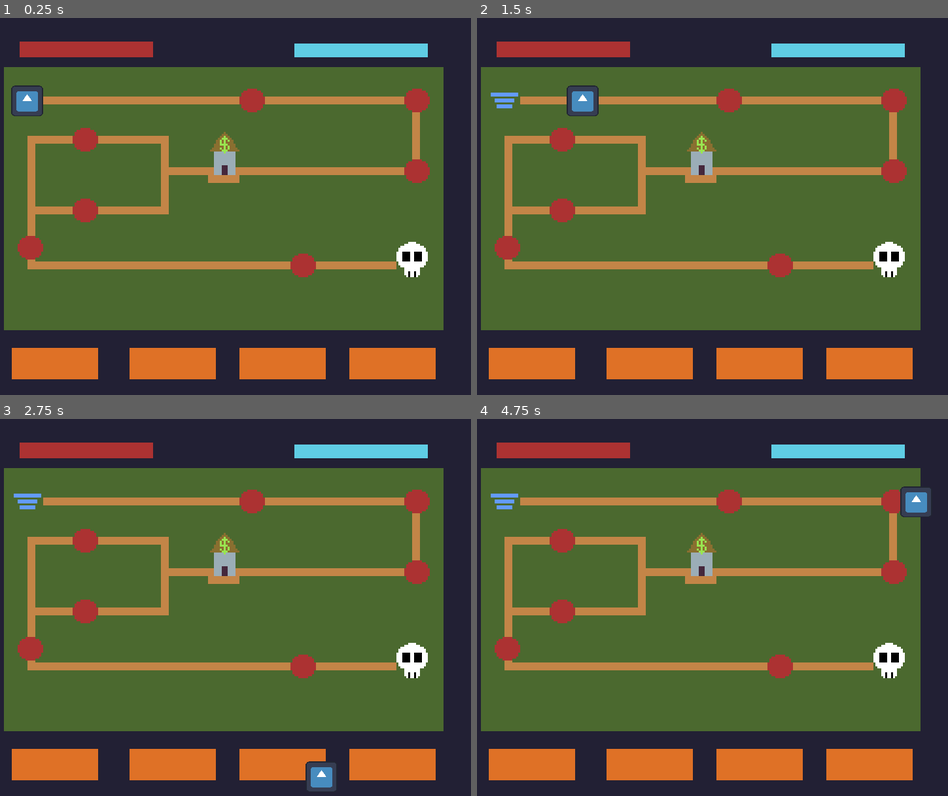
Above: before the commit, frames 1-4 (two rows, left to right).
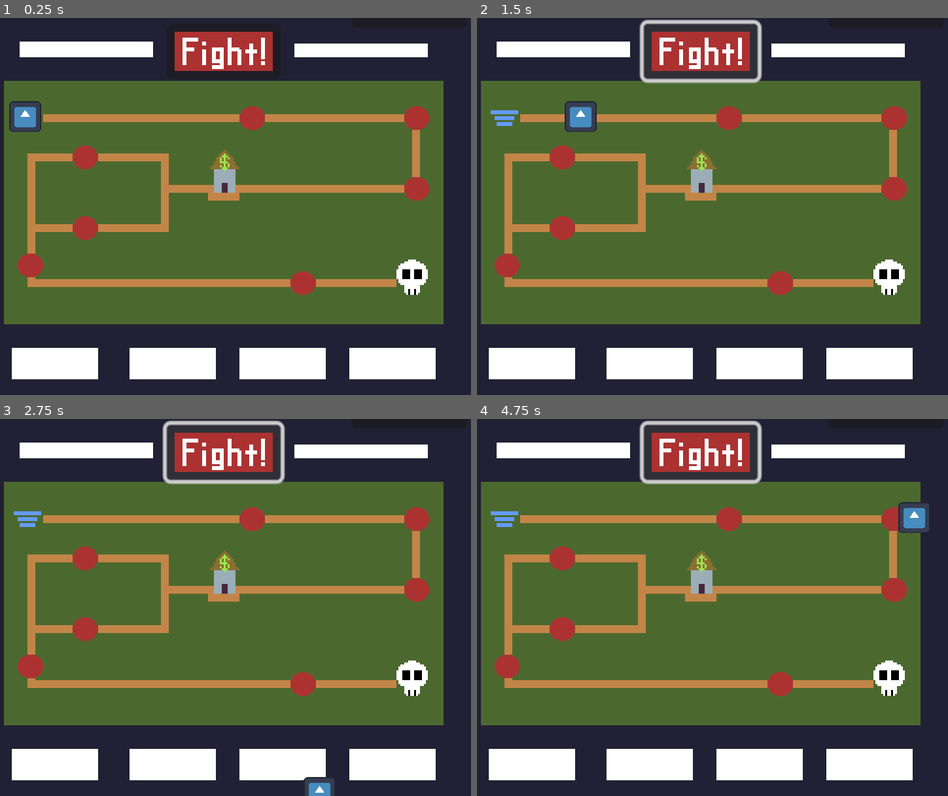
Above: after the commit, the same moments.

Repository: MrBejvan/Video-Game-Project-2024
Game: Godot game, scene res://MainGame/WorldMapScene/WorldMap.tscn
Same seed, same stepped clock (60 frames per second), same inputs: the game is played once before the commit and once after it. The engine's default icon, where the game draws it, is replaced by a stand-in: a white triangle on a blue panel in a dark square.
Inputs (mouse positions are in pixels of both pictures, inside the frame that each line leads up to):
- Up to frame 1 (0.25 s): no input
- Up to frame 2 (1.5 s): click (703, 51) at 0.52 s; tap Enter at 1.25 s; hold Right (ui_right) from 1.28 s (still down)
- Up to frame 3 (2.75 s): release Right (ui_right) at 2.03 s; hold Down (ui_down) from 2.03 s (still down)
- Up to frame 4 (4.75 s): release Down (ui_down) at 2.78 s; hold Right (ui_right) 2.78-3.53 s; tap Space at 3.5 s; hold Up (ui_up) 3.53-4.28 s; tap Enter at 4.25 s; hold Left (ui_left) from 4.28 s (still down)

The runs differ from the first frame. In frame 1, 30% of the frame differs, in the area x 0-95%, y 3-96%; in frame 2, 31%; in frame 3, 31%; in frame 4, 31%, in the area x 0-97%, y 0-96%.

Commit message:
Map Adjustment
Needed to adjust the frame of the map to fit the fight button. Made space for other buttons too and cleared the colored boxes to white (easy to change in the future if needed)

Diff:
--- a/MainGame/WorldMapScene/WorldMap.tscn
+++ b/MainGame/WorldMapScene/WorldMap.tscn
@@ -1,13 +1,14 @@
-[gd_scene load_steps=7 format=3 uid="uid://lt7bsb6f041o"]
+[gd_scene load_steps=8 format=3 uid="uid://lt7bsb6f041o"]
 
-[ext_resource type="Texture2D" uid="uid://cuono0yxdxku0" path="res://Sprites/WorldMap/Level 1/mergedown_level001.png" id="1_51me1"]
 [ext_resource type="Script" path="res://MainGame/WorldMapScene/WorldMap.gd" id="1_vmq77"]
 [ext_resource type="Script" path="res://MainGame/WorldMapScene/WorldScenePlayer.gd" id="2_2cga4"]
 [ext_resource type="Texture2D" uid="uid://c81sybvv6ri5" path="res://icon.svg" id="2_n8qjq"]
+[ext_resource type="Texture2D" uid="uid://djhfsrsft5awd" path="res://Sprites/WorldMap/Level 1/mergedown_level001_white button spaces.png" id="2_w7hvh"]
+[ext_resource type="Texture2D" uid="uid://cwtv6gi3b56ox" path="res://Sprites/Buttons/WorldSceneButtons/FIght Button!.png" id="4_jrhau"]
 [ext_resource type="Script" path="res://MainGame/WorldMapScene/FIGHT.gd" id="4_v00y1"]
 
 [sub_resource type="CircleShape2D" id="CircleShape2D_e8dy0"]
-radius = 8.24621
+radius = 7.0
 
 [node name="WorldMap" type="Node2D"]
 script = ExtResource("1_vmq77")
@@ -16,7 +17,7 @@
 custom_minimum_size = Vector2(256, 192)
 offset_right = 256.0
 offset_bottom = 192.0
-texture = ExtResource("1_51me1")
+texture = ExtResource("2_w7hvh")
 metadata/_edit_use_anchors_ = true
 
 [node name="StartingLocation" type="Node2D" parent="TextureRect"]
@@ -24,7 +25,7 @@
 [node name="Area2D" type="Area2D" parent="TextureRect/StartingLocation"]
 
 [node name="CollisionShape2D" type="CollisionShape2D" parent="TextureRect/StartingLocation/Area2D"]
-position = Vector2(27, 43)
+position = Vector2(27, 50)
 shape = SubResource("CircleShape2D_e8dy0")
 
 [node name="Battle001" type="Node2D" parent="TextureRect"]
@@ -33,7 +34,7 @@
 [node name="Area2D" type="Area2D" parent="TextureRect/Battle001"]
 
 [node name="CollisionShape2D" type="CollisionShape2D" parent="TextureRect/Battle001/Area2D"]
-position = Vector2(142, 42)
+position = Vector2(143, 51)
 shape = SubResource("CircleShape2D_e8dy0")
 
 [node name="Battle002" type="Node2D" parent="TextureRect"]
@@ -41,7 +42,7 @@
 [node name="Area2D" type="Area2D" parent="TextureRect/Battle002"]
 
 [node name="CollisionShape2D" type="CollisionShape2D" parent="TextureRect/Battle002/Area2D"]
-position = Vector2(226, 43)
+position = Vector2(226, 51)
 shape = SubResource("CircleShape2D_e8dy0")
 
 [node name="Battle003" type="Node2D" parent="TextureRect"]
@@ -49,7 +50,7 @@
 [node name="Area2D" type="Area2D" parent="TextureRect/Battle003"]
 
 [node name="CollisionShape2D" type="CollisionShape2D" parent="TextureRect/Battle003/Area2D"]
-position = Vector2(225, 79)
+position = Vector2(227, 87)
 shape = SubResource("CircleShape2D_e8dy0")
 
 [node name="Shop001" type="Node2D" parent="TextureRect"]
@@ -57,7 +58,7 @@
 [node name="Area2D" type="Area2D" parent="TextureRect/Shop001"]
 
 [node name="CollisionShape2D" type="CollisionShape2D" parent="TextureRect/Shop001/Area2D"]
-position = Vector2(128, 78)
+position = Vector2(128, 87)
 shape = SubResource("CircleShape2D_e8dy0")
 
 [node name="Battle004a" type="Node2D" parent="TextureRect"]
@@ -65,7 +66,7 @@
 [node name="Area2D" type="Area2D" parent="TextureRect/Battle004a"]
 
 [node name="CollisionShape2D" type="CollisionShape2D" parent="TextureRect/Battle004a/Area2D"]
-position = Vector2(58, 62)
+position = Vector2(57, 71)
 shape = SubResource("CircleShape2D_e8dy0")
 
 [node name="Battle004b" type="Node2D" parent="TextureRect"]
@@ -73,7 +74,7 @@
 [node name="Area2D" type="Area2D" parent="TextureRect/Battle004b"]
 
 [node name="CollisionShape2D" type="CollisionShape2D" parent="TextureRect/Battle004b/Area2D"]
-position = Vector2(58, 98)
+position = Vector2(58, 107)
 shape = SubResource("CircleShape2D_e8dy0")
 
 [node name="Battle005" type="Node2D" parent="TextureRect"]
@@ -81,7 +82,7 @@
 [node name="Area2D" type="Area2D" parent="TextureRect/Battle005"]
 
 [node name="CollisionShape2D" type="CollisionShape2D" parent="TextureRect/Battle005/Area2D"]
-position = Vector2(30, 117)
+position = Vector2(30, 127)
 shape = SubResource("CircleShape2D_e8dy0")
 
 [node name="Battle006" type="Node2D" parent="TextureRect"]
@@ -89,7 +90,7 @@
 [node name="Area2D" type="Area2D" parent="TextureRect/Battle006"]
 
 [node name="CollisionShape2D" type="CollisionShape2D" parent="TextureRect/Battle006/Area2D"]
-position = Vector2(169, 127)
+position = Vector2(169, 135)
 shape = SubResource("CircleShape2D_e8dy0")
 
 [node name="BOSS" type="Node2D" parent="TextureRect"]
@@ -97,12 +98,34 @@
 [node name="Area2D" type="Area2D" parent="TextureRect/BOSS"]
 
 [node name="CollisionShape2D" type="CollisionShape2D" parent="TextureRect/BOSS/Area2D"]
-position = Vector2(224, 124)
+position = Vector2(223, 134)
 shape = SubResource("CircleShape2D_e8dy0")
+
+[node name="FIGHT" type="Button" parent="."]
+anchors_preset = -1
+anchor_left = 0.5
+anchor_right = 0.5
+offset_left = 193.0
+offset_top = -26.0
+offset_right = 252.0
+offset_bottom = 5.0
+grow_horizontal = 2
+text = "FIGHT!"
+script = ExtResource("4_v00y1")
+metadata/_edit_use_anchors_ = true
+
+[node name="Button" type="Button" parent="."]
+offset_left = 99.0
+offset_top = 3.0
+offset_right = 157.0
+offset_bottom = 31.0
+icon = ExtResource("4_jrhau")
+
+[node name="Sprite2D" type="Sprite2D" parent="Button"]
 
 [node name="Player" type="CharacterBody2D" parent="."]
 unique_name_in_owner = true
-position = Vector2(14, -1)
+position = Vector2(13, 7)
 script = ExtResource("2_2cga4")
 
 [node name="PlayerSprite" type="Sprite2D" parent="Player"]
@@ -115,20 +138,6 @@
 scale = Vector2(0.126953, 0.12207)
 polygon = PackedVector2Array(64, -59.6, 64, 59, 59.6, 64, -59, 64, -64, 59.6, -64, -59.6, -59, -63.9, 59, -64)
 
-[node name="FIGHT" type="Button" parent="."]
-custom_minimum_size = Vector2(170, 45)
-anchors_preset = 5
-anchor_left = 0.5
-anchor_right = 0.5
-offset_left = 70.0
-offset_top = -135.0
-offset_right = 240.0
-offset_bottom = -90.0
-grow_horizontal = 2
-text = "FIGHT!"
-script = ExtResource("4_v00y1")
-metadata/_edit_use_anchors_ = true
-
 [connection signal="area_entered" from="TextureRect/Battle001/Area2D" to="FIGHT" method="_on_area_2d_area_entered"]
 [connection signal="area_exited" from="TextureRect/Battle001/Area2D" to="FIGHT" method="_on_area_2d_area_exited"]
 [connection signal="body_entered" from="TextureRect/Battle001/Area2D" to="FIGHT" method="_on_area_2d_body_entered"]
Binary file added: Sprites/Buttons/WorldSceneButtons/FIght Button!-export.png
Not shown, added: Sprites/Buttons/WorldSceneButtons/FIght Button!-export.png.import
Binary file added: Sprites/Buttons/WorldSceneButtons/FIght Button!.aseprite
Binary file added: Sprites/Buttons/WorldSceneButtons/FIght Button!.png
Not shown, added: Sprites/Buttons/WorldSceneButtons/FIght Button!.png.import
Binary file changed: Sprites/WorldMap/Level 1/mergedown_level001.aseprite
Binary file added: Sprites/WorldMap/Level 1/mergedown_level001_white button spaces.aseprite
Binary file added: Sprites/WorldMap/Level 1/mergedown_level001_white button spaces.png
Not shown, added: Sprites/WorldMap/Level 1/mergedown_level001_white button spaces.png.import
